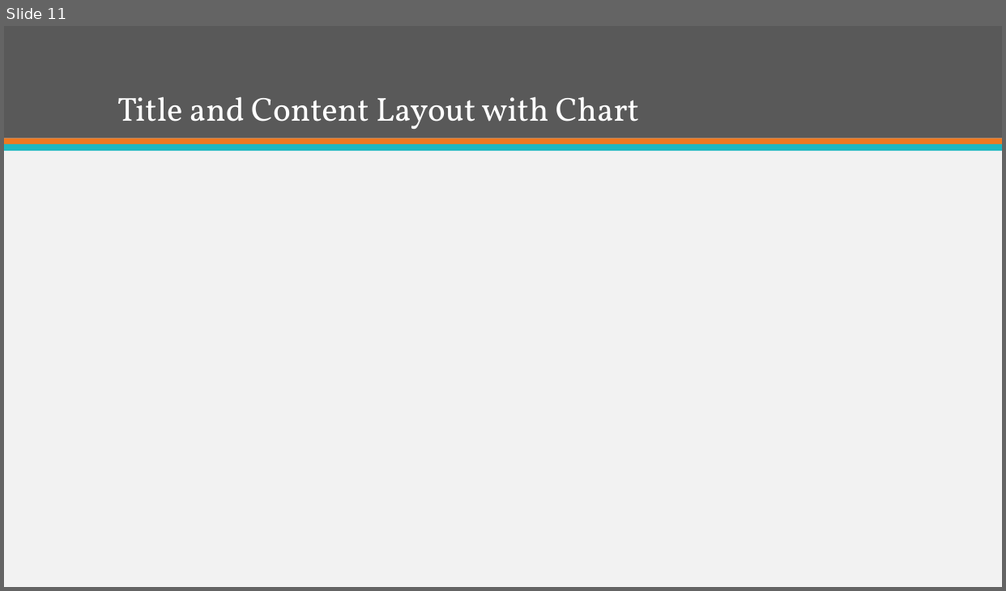
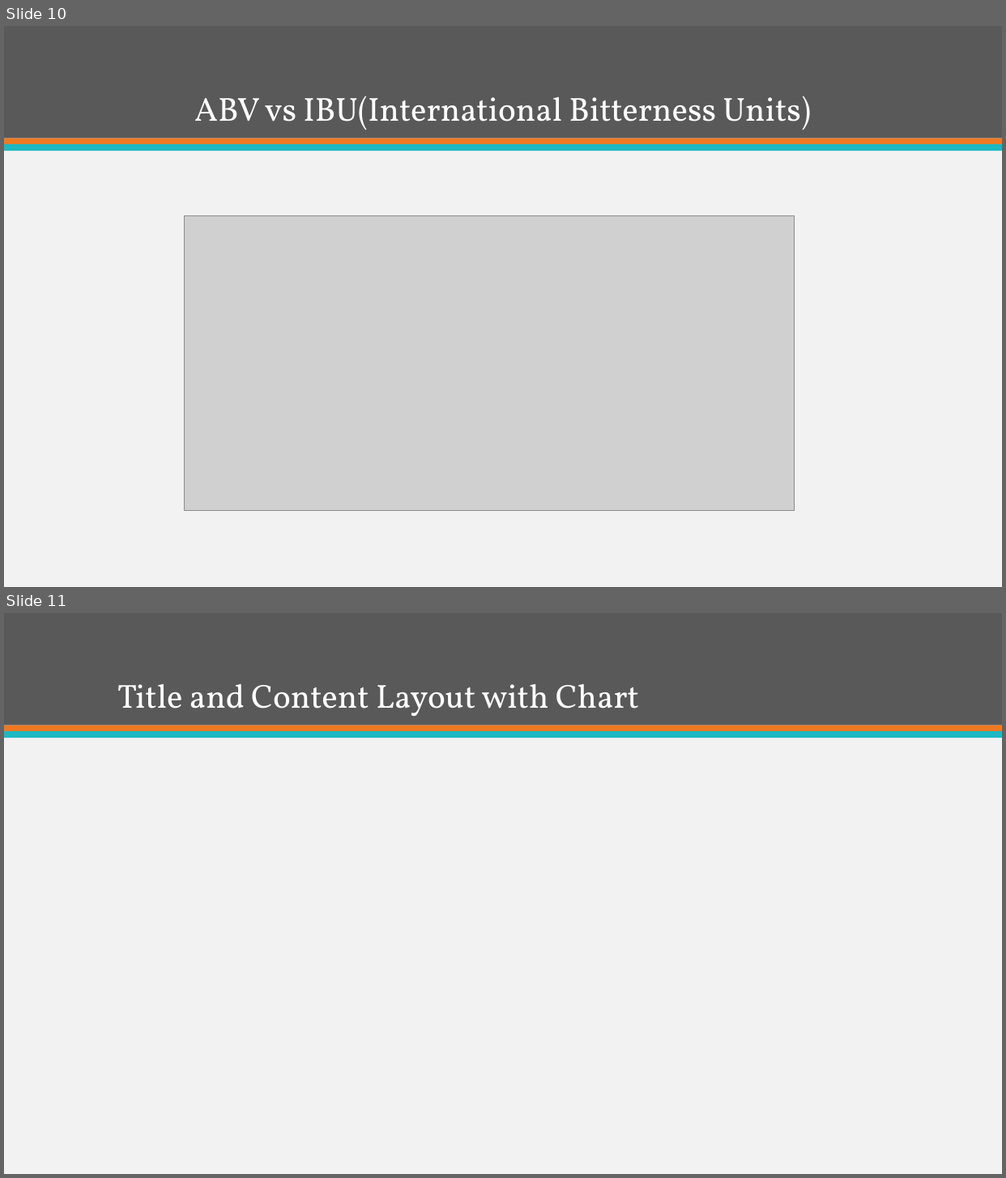
Before and after one commit to ItsGreyedOut/Brewery-Startup, a slide deck: presentation.pptx. Shown one above the other, each under a label of ours: slide 11 before the commit, slides 10 and 11 after it. The pictures are 1006x591 and 1006x1178 pixels, drawn with LibreOffice and Linux fonts; fonts in the diff are those of the drawing; grey boxes stand for pictures. Boxes give left, top, right and bottom in pixels: in the first picture for what was removed or moved away, otherwise in the second. Text is boxed around its words. In the diff, an @@ line names an element or a change of style, - is before the commit and + after.

```diff
--- a/presentation.pptx
+++ b/presentation.pptx
@@ slide 10 added at bbox=[4, 26, 1002, 587], background #F2F2F2; not listed: 3 template elements that a slide beside it also shows @@
@@ title added at bbox=[194, 96, 811, 130], 32 pt, text #FFFFFF @@
+ABV vs IBU(International Bitterness Units)
@@ picture added at bbox=[185, 216, 795, 510] @@
```
Also in this commit, not shown: 1 slide changed, 1 other slide added, 2 slides removed, 2 other files.
